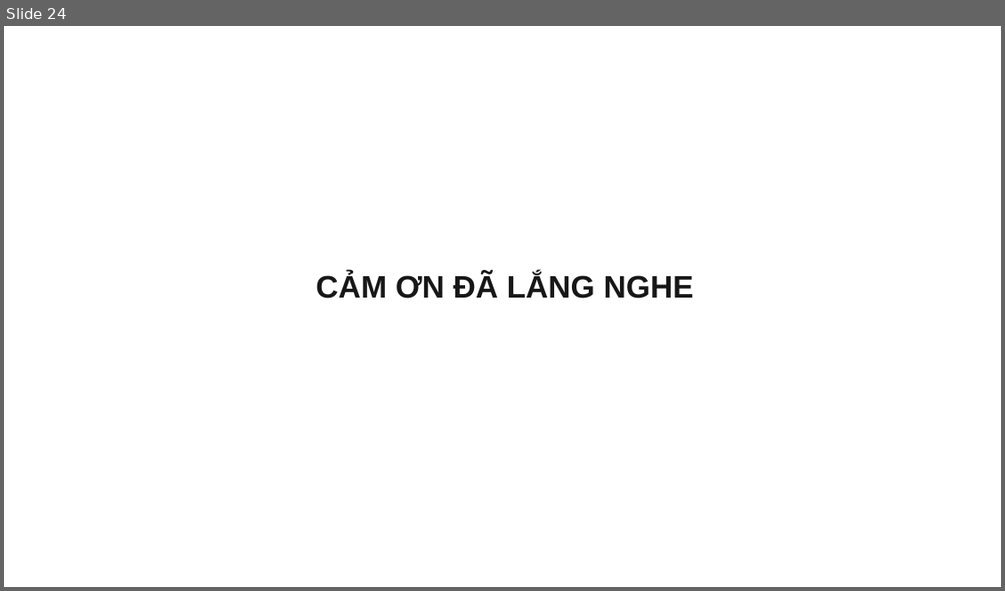
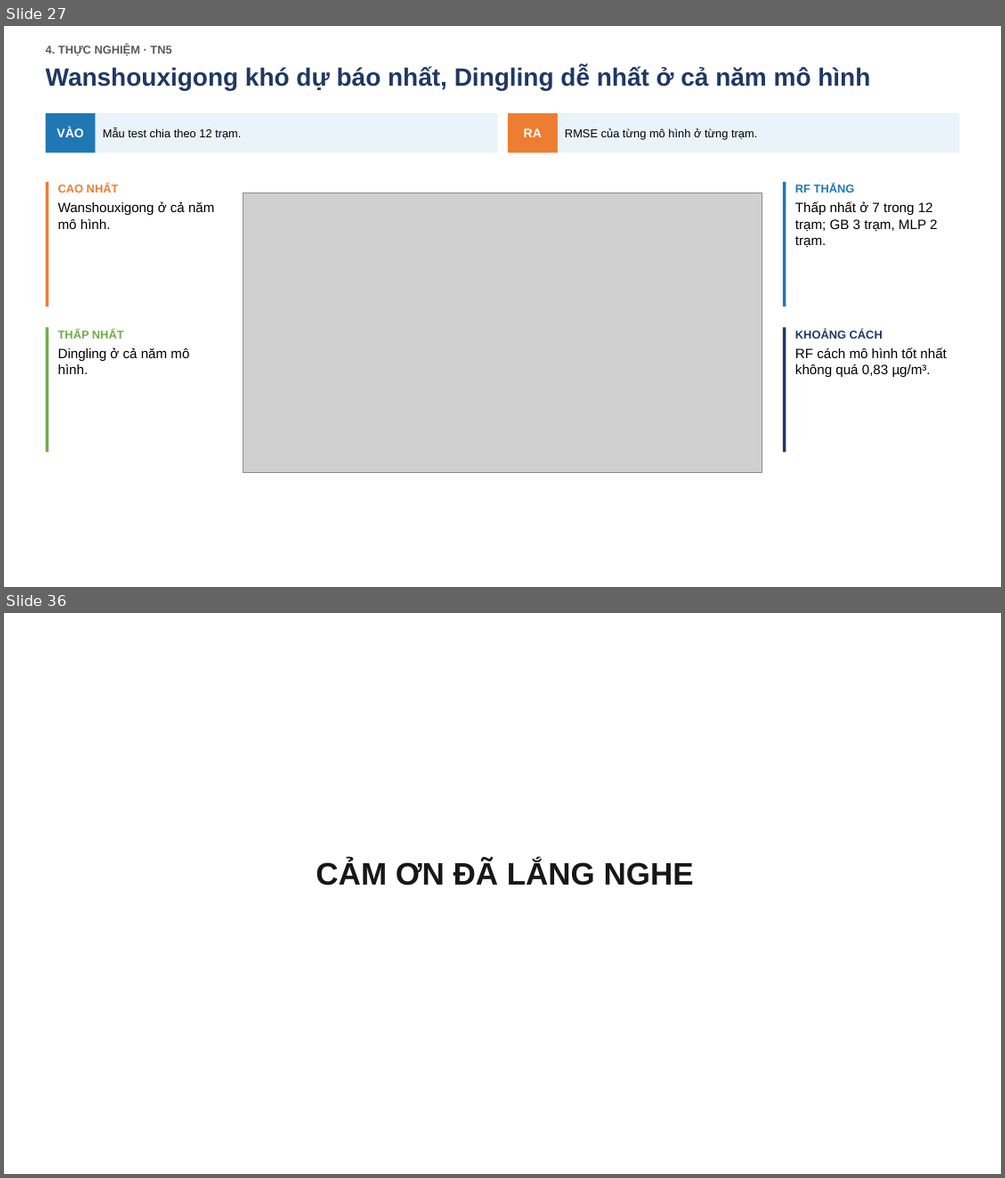
Before and after one commit to bjruly/sgu_finalproject_machinelearning_2026-2027, a slide deck: docs/Nhom10_Slide.pptx. Shown one above the other, each under a label of ours: slide 24 before the commit, slides 27 and 36 after it; the slides between them are not shown. The pictures are 1005x591 and 1005x1178 pixels, drawn with LibreOffice and Linux fonts; fonts in the diff are those of the drawing; grey boxes stand for pictures. Boxes give left, top, right and bottom in pixels: in the first picture for what was removed or moved away, otherwise in the second. Text is boxed around its words. In the diff, an @@ line names an element or a change of style, - is before the commit and + after.

```diff
--- a/docs/Nhom10_Slide.pptx
+++ b/docs/Nhom10_Slide.pptx
@@ slide 27 added at (x1=4, y1=26, x2=1001, y2=587), background #FFFFFF @@
@@ text added at (x1=46, y1=45, x2=171, y2=56), 11 pt, text #595959, bold @@
+4. THỰC NGHIỆM · TN5
@@ text added at (x1=46, y1=66, x2=870, y2=90), 24 pt, text #1F3864, bold @@
+Wanshouxigong khó dự báo nhất, Dingling dễ nhất ở cả năm mô hình
@@ rectangle added at (x1=46, y1=113, x2=96, y2=153), fill #1F77B4, 12 pt, text #FFFFFF, bold @@
+VÀO
@@ rectangle added at (x1=96, y1=113, x2=498, y2=153), fill #EAF2FA, 11 pt, text #000000 @@
+Mẫu test chia theo 12 trạm.
@@ rectangle added at (x1=508, y1=113, x2=558, y2=153), fill #ED7D31, 12 pt, text #FFFFFF, bold @@
+RA
@@ rectangle added at (x1=558, y1=113, x2=960, y2=153), fill #EAF2FA, 11 pt, text #000000 @@
+RMSE của từng mô hình ở từng trạm.
@@ rectangle added at (x1=46, y1=182, x2=48, y2=306), fill #ED7D31 @@
@@ text added at (x1=58, y1=184, x2=119, y2=192), 11 pt, text #ED7D31, bold @@
+CAO NHẤT
@@ rectangle added at (x1=783, y1=182, x2=786, y2=306), fill #1F77B4 @@
@@ text added at (x1=795, y1=184, x2=855, y2=192), 11 pt, text #1F77B4, bold @@
+RF THẮNG
@@ text added at (x1=58, y1=201, x2=214, y2=229), 13 pt, text #000000 @@
+Wanshouxigong ở cả năm mô hình.
@@ picture added at (x1=243, y1=192, x2=761, y2=472) @@
@@ text added at (x1=795, y1=201, x2=937, y2=248), 13 pt, text #000000 @@
+Thấp nhất ở 7 trong 12 trạm; GB 3 trạm, MLP 2 trạm.
@@ rectangle added at (x1=46, y1=328, x2=48, y2=452), fill #70AD47 @@
@@ text added at (x1=58, y1=329, x2=124, y2=338), 11 pt, text #70AD47, bold @@
+THẤP NHẤT
@@ rectangle added at (x1=783, y1=328, x2=786, y2=452), fill #1F3864 @@
@@ text added at (x1=795, y1=329, x2=882, y2=338), 11 pt, text #1F3864, bold @@
+KHOẢNG CÁCH
@@ text added at (x1=58, y1=347, x2=189, y2=374), 13 pt, text #000000 @@
+Dingling ở cả năm mô hình.
@@ text added at (x1=795, y1=347, x2=946, y2=377), 13 pt, text #000000 @@
+RF cách mô hình tốt nhất không quá 0,83 µg/m³.
@@ what was slide 24 is now slide 36 @@
```
Also in this commit, not shown: 5 slides changed, 29 other slides added, 18 slides removed, 5 other files.
